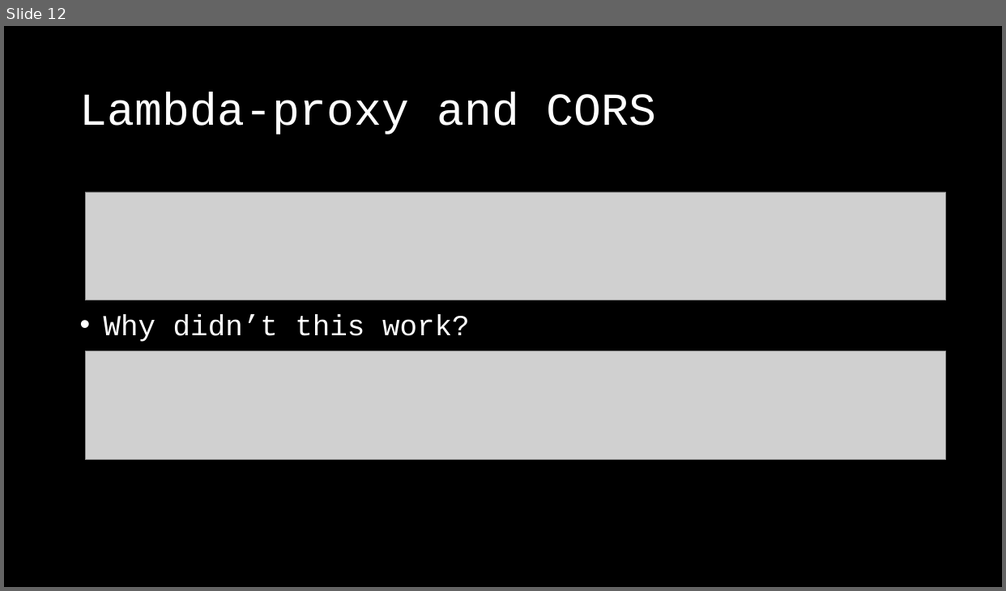
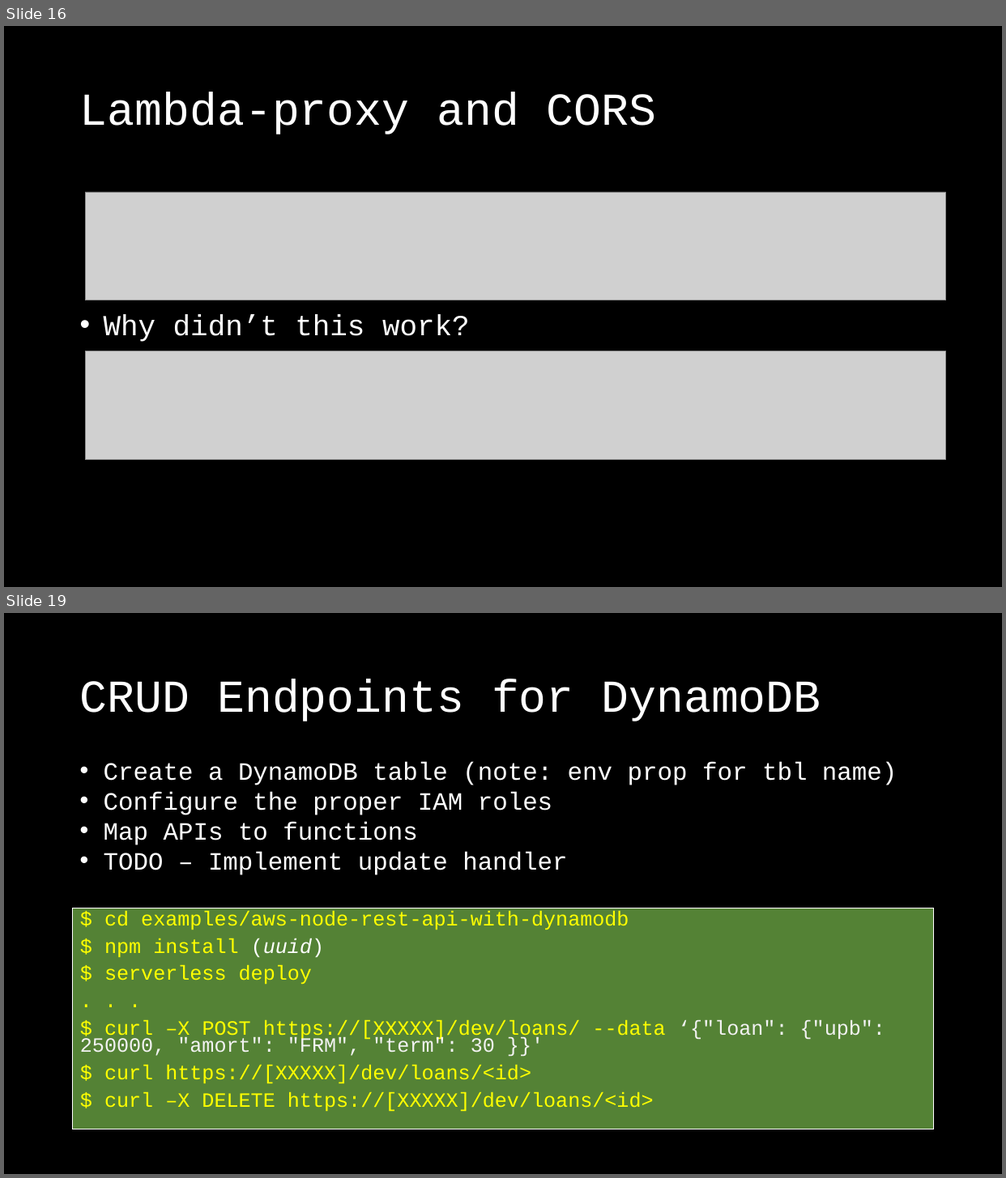
Before and after one commit to rsnestor/slac, a slide deck: doc/slac_slides.pptx. Shown one above the other, each under a label of ours: slide 12 before the commit, slides 16 and 19 after it; the slides between them are not shown. The pictures are 1006x591 and 1006x1178 pixels, drawn with LibreOffice and Linux fonts; fonts in the diff are those of the drawing; grey boxes stand for pictures. Boxes give left, top, right and bottom in pixels: in the first picture for what was removed or moved away, otherwise in the second. Text is boxed around its words. In the diff, an @@ line names an element or a change of style, - is before the commit and + after.

Commit message:
example tuning

```diff
--- a/doc/slac_slides.pptx
+++ b/doc/slac_slides.pptx
@@ slide 19 added at bbox=[4, 613, 1002, 1174], background #000000 @@
@@ title added at bbox=[80, 679, 821, 722], 44 pt, text #FFFFFF @@
+CRUD Endpoints for DynamoDB
@@ text added at bbox=[104, 762, 897, 875], 24 pt, text #FFFFFF @@
+• Create a DynamoDB table (note: env prop for tbl name)
+• Configure the proper IAM roles
+• Map APIs to functions
+• TODO – Implement update handler
@@ text added at bbox=[73, 909, 934, 1131], fill #548235, outline #FFFFFF 0.75 pt, 19.6 pt, text #FFFF00 @@
+$ cd examples/aws-node-rest-api-with-dynamodb
+$ npm install (uuid)
+$ serverless deploy
+. . .
+$ curl –X POST https://[XXXXX]/dev/loans/ --data ‘{"loan": {"upb": 250000, "amort": "FRM", "term": 30 }}'
+$ curl https://[XXXXX]/dev/loans/<id>
+$ curl –X DELETE https://[XXXXX]/dev/loans/<id>
@@ what was slide 12 is now slide 16 @@
```
Also in this commit, not shown: 5 slides changed, 9 other slides added, 1 slide removed, 9 other files.
